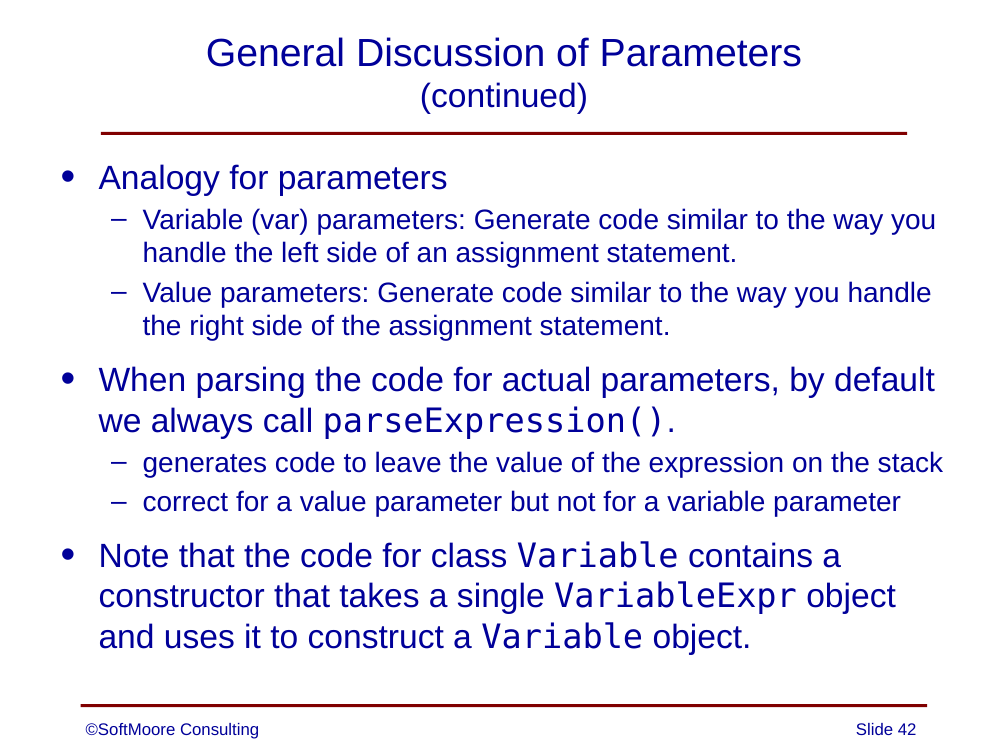
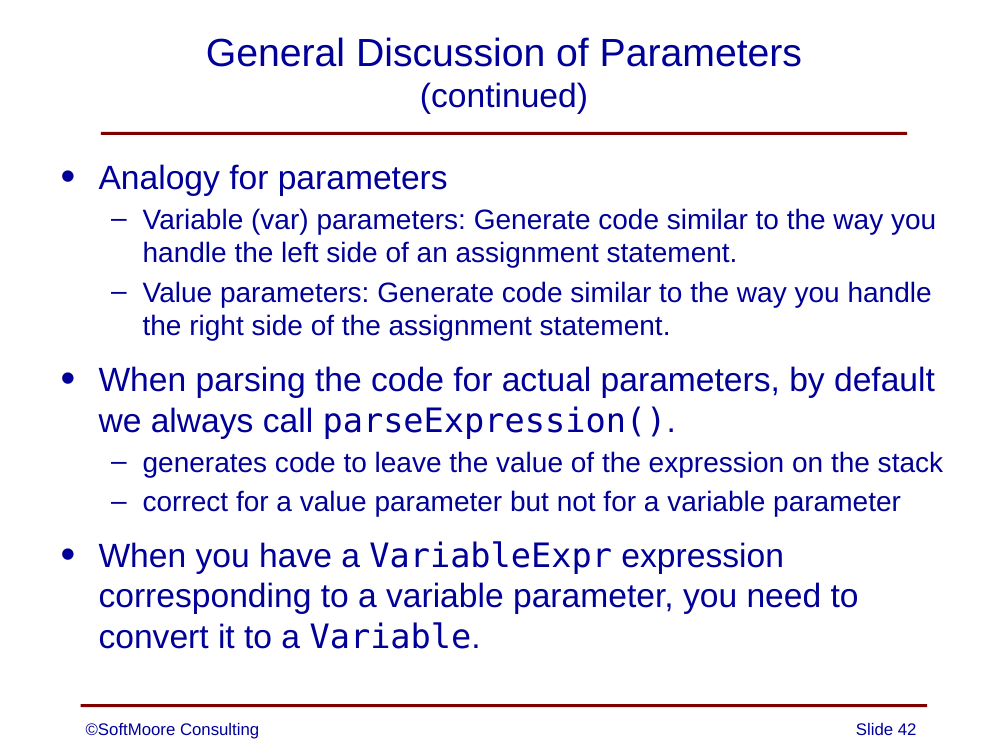
Before and after one commit to SoftMoore/CPRL-Java-4th, a slide deck: slide 42 of PowerPoints/13 - Subprograms.pptx. Drawn at 1008x756 pixels with LibreOffice and Linux fonts; fonts in the diff are those of the drawing. Boxes give left, top, right and bottom in pixels: in the first picture for what was removed or moved away, otherwise in the second. Text is boxed around its words. In the diff, an @@ line names an element or a change of style, - is before the commit and + after.

```diff
--- a/PowerPoints/13 - Subprograms.pptx
+++ b/PowerPoints/13 - Subprograms.pptx
@@ text at (99,541,859,649): text changed @@
-• Note that the code for class Variable contains a constructor that takes a single VariableExpr object and uses it to construct a Variable object.
+• When you have a VariableExpr expression corresponding to a variable parameter, you need to convert it to a Variable.
```
Also in this commit, not shown: 3 other slides changed.
